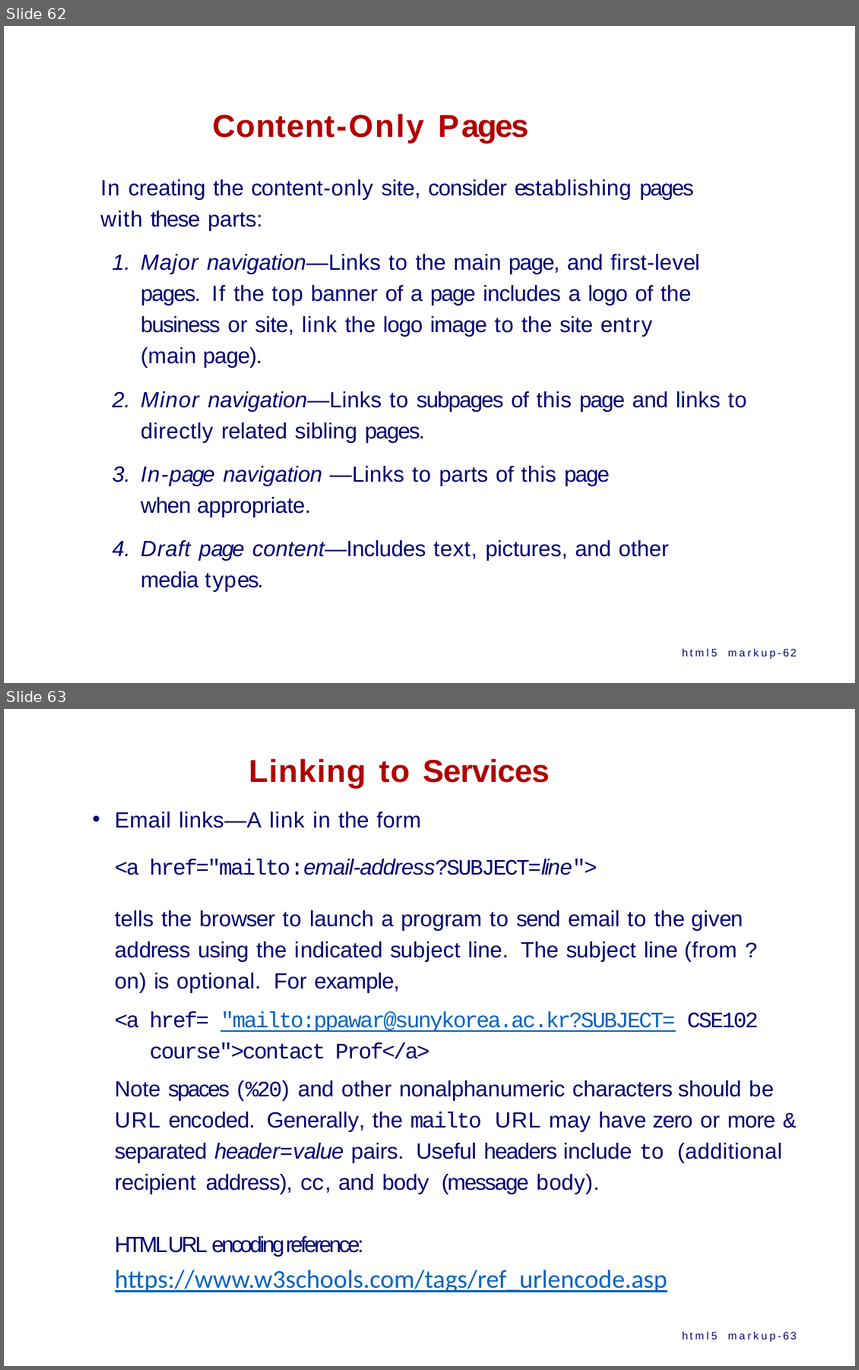
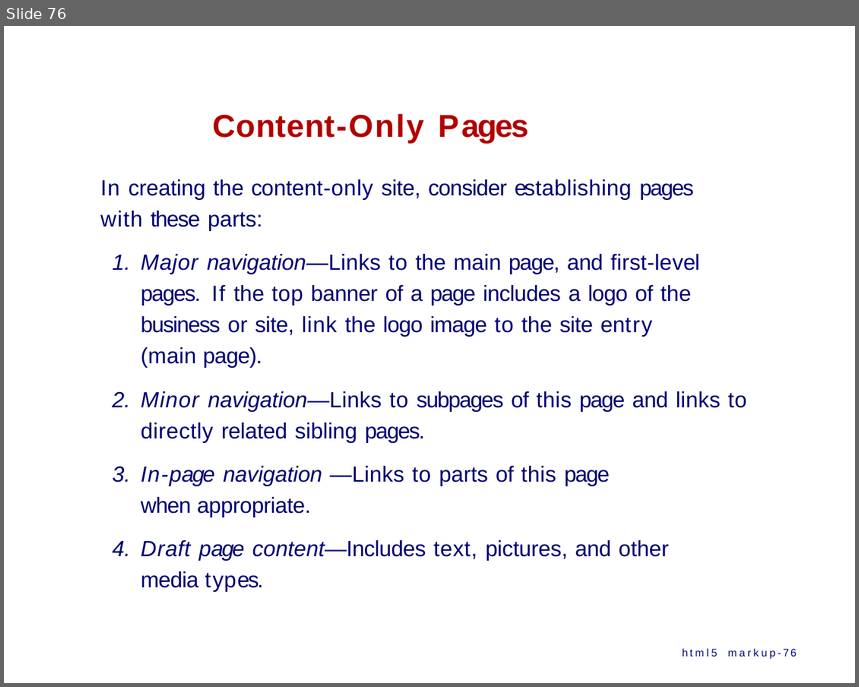
Before and after one commit to ppawar/ppawar.github.io, a slide deck: Spring2020/CSE102-S20/lectures/CSE102_S20_HTML.pptx. Shown one above the other, each under a label of ours: slides 62 and 63 before the commit, slide 76 after it. The pictures are 859x1370 and 859x687 pixels, drawn with LibreOffice and Linux fonts; fonts in the diff are those of the drawing. Boxes give left, top, right and bottom in pixels: in the first picture for what was removed or moved away, otherwise in the second. Text is boxed around its words. In the diff, an @@ line names an element or a change of style, - is before the commit and + after.

```diff
--- a/Spring2020/CSE102-S20/lectures/CSE102_S20_HTML.pptx
+++ b/Spring2020/CSE102-S20/lectures/CSE102_S20_HTML.pptx
@@ slide 63 removed at (4, 709, 855, 1366), background #FFFFFF @@
@@ title removed at (249, 758, 550, 789) @@
-Linking to Services
@@ text removed at (115, 812, 782, 1293) @@
-• Email links—A link in the form
-<a href="mailto:email-address?SUBJECT=line">
-tells the browser to launch a program to send email to the given address using the indicated subject line. The subject line (from ? on) is optional. For example,
-<a href= "mailto:ppawar@sunykorea.ac.kr?SUBJECT= CSE102 course">contact Prof</a>
-Note spaces (%20) and other nonalphanumeric characters should be URL encoded. Generally, the mailto URL may have zero or more & separated header=value pairs. Useful headers include to (additional recipient address), cc, and body (message body).
-HTML URL encoding reference: https://www.w3schools.com/tags/ref_urlencode.asp
@@ text removed at (682, 1331, 797, 1340) @@
-html5 markup-63
@@ what was slide 62 is now slide 76 @@
@@ text at (682, 648, 797, 657): text changed @@
-html5 markup-62
+html5 markup-76
```
Also in this commit, not shown: 3 slides changed, 20 slides added, 6 other files.
